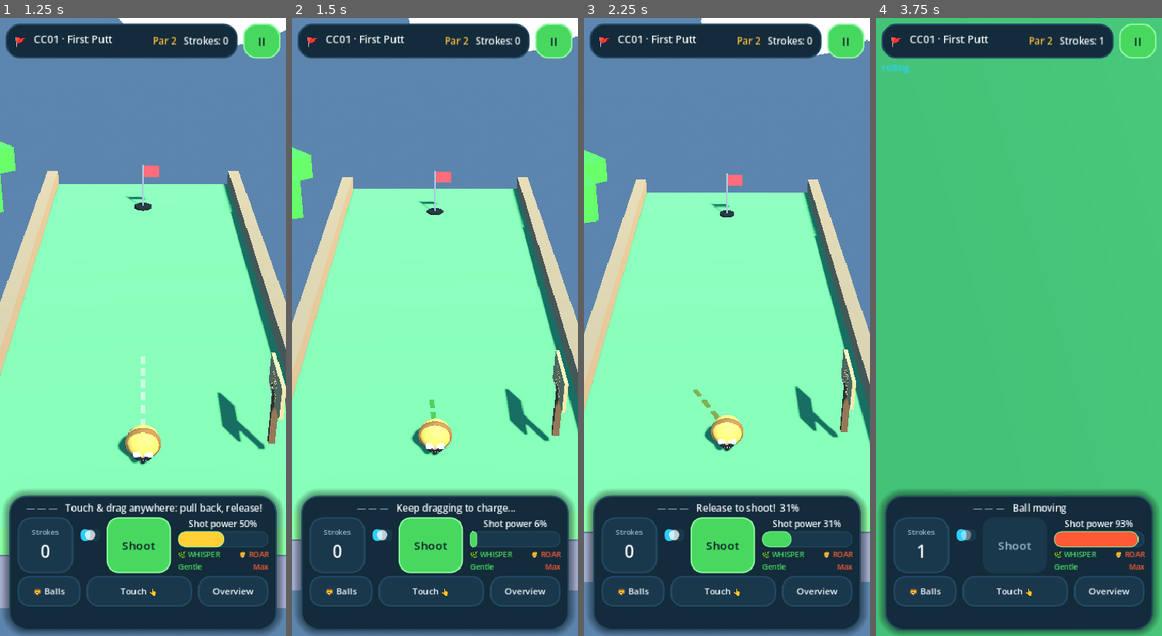
Above: before the commit, frames 1-4 (left to right).
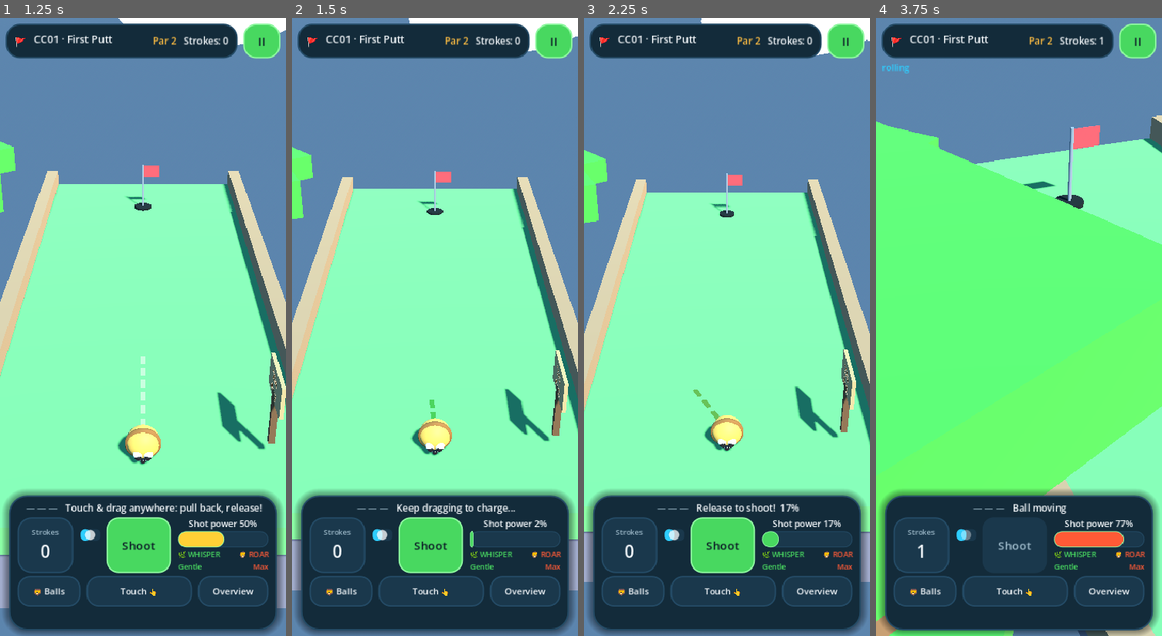
Above: after the commit, the same moments.

Repository: ther12k/roar3d
Game: Godot game, scene res://scenes/app/main.tscn
The game is run twice, just before and just after one commit, with the same random seed, the same clock (stepped at 60 frames per second) and the same inputs. Sound files missing from this copy of the repository are replaced by a short silence.
Inputs (mouse positions are in pixels of both pictures, inside the frame that each line leads up to):
- Up to frame 1 (1.25 s): click "Play" at 0.5 s
- Up to frame 2 (1.5 s): move the mouse to (497, 296) at 1.27 s; hold Right (ui_right) from 1.28 s (still down); click (497, 296) at 1.42 s
- Up to frame 3 (2.25 s): release Right (ui_right) at 2 s; drag from (669, 357) to (712, 450) at 2.02 s
- Up to frame 4 (3.75 s): move the mouse to (1047, 191) at 2.77 s; hold Right (ui_right) 2.78-3.5 s; drag from (1004, 450) to (933, 234) at 3.52 s

Frame 1 is identical in both runs. In frame 2, less than 0.1% of the frame differs, in the area x 62-87%, y 81-86%; in frame 3, 0.3%; in frame 4, 75%, in the area x 0-100%, y 0-100%.

Commit message:
Playtest difficulty tuning: wider cup capture, eased slingshot power (D-020)
First human playtest: 'gameplay so hard'. The measured culprit was
finishing-putt precision, exactly as docs/POWER_BANDS.md predicted:
- Cup capture widened 0.28m/1.2m/s -> 0.34m/1.5m/s; honest approach
  speeds now drop instead of lip-outs (QA-024 ~7m/s flyovers still reject)
- Slingshot drag->power now eased p=(drag/170px)^1.35 with max drag
  150->170px: the 0.05-0.08 finishing band sits right at the 22px
  dead-zone edge, so a short cautious drag lands a gentle tap, while
  full power stays at full stretch
- Shot impulse model and all route-test powers unchanged

Hole-route check count varies 97-98 by design: the putt-until-complete
loops emit one check per real finishing putt, and better capture means
fewer putts. 0 failures across all 8 suites.

Diff:
--- a/scripts/game/game_session_controller.gd
+++ b/scripts/game/game_session_controller.gd
@@ -14,10 +14,14 @@
 signal stuck_recovery_changed(available: bool)
 signal save_warning()
 
-const CUP_HORIZONTAL_MAX := 0.28
+# Forgiveness tuning (D-020, from the first human playtest): finishing putts
+# previously demanded ±0.02 power precision against a 0.28 m / 1.2 m/s capture
+# band and lip-outs dominated. The wider band keeps fast flyovers (≈7 m/s in
+# QA-024) rejected while letting honest approach speeds drop.
+const CUP_HORIZONTAL_MAX := 0.34
 const CUP_HEIGHT_MIN := 0.15
 const CUP_HEIGHT_MAX := 0.40
-const CUP_SPEED_MAX := 1.2
+const CUP_SPEED_MAX := 1.5
 const STUCK_WATCHDOG_SEC := 20.0
 
 @export var ball: BallController
--- a/scripts/game/input_coordinator.gd
+++ b/scripts/game/input_coordinator.gd
@@ -13,9 +13,10 @@
 
 const AIM_DRAG_SENSITIVITY := 0.008  # radians per logical px (voice fine-aim)
 const AIM_KEY_STEP := 0.06
-const SLING_MAX_DRAG_PX := 150.0  # drag length that reaches 100% power
+const SLING_MAX_DRAG_PX := 170.0  # drag length that reaches 100% power
 const SLING_DEAD_ZONE_PX := 22.0  # shorter drags cancel (tap = no stroke)
 const SLING_MIN_POWER := 0.06
+const SLING_EASE := 1.35  # drag->power curve: fine control near zero power
 
 var session: GameSessionController
 var voice: VoiceInputService
@@ -50,8 +51,12 @@
 	return _sling_active
 
 
+## Eased drag->power (D-020): the curve puts the finishing-putt band
+## (p ≈ 0.05–0.08) right at the dead-zone edge, where a short cautious drag
+## lands naturally, while full power stays at the max drag length.
 func slingshot_power() -> float:
-	return clampf(_sling_vector.length() / SLING_MAX_DRAG_PX, SLING_MIN_POWER, 1.0)
+	var linear := clampf(_sling_vector.length() / SLING_MAX_DRAG_PX, SLING_MIN_POWER, 1.0)
+	return pow(linear, SLING_EASE)
 
 
 func slingshot_valid() -> bool:
Not shown, changed: docs/DECISION_LOG.md
Not shown, changed: docs/POWER_BANDS.md
